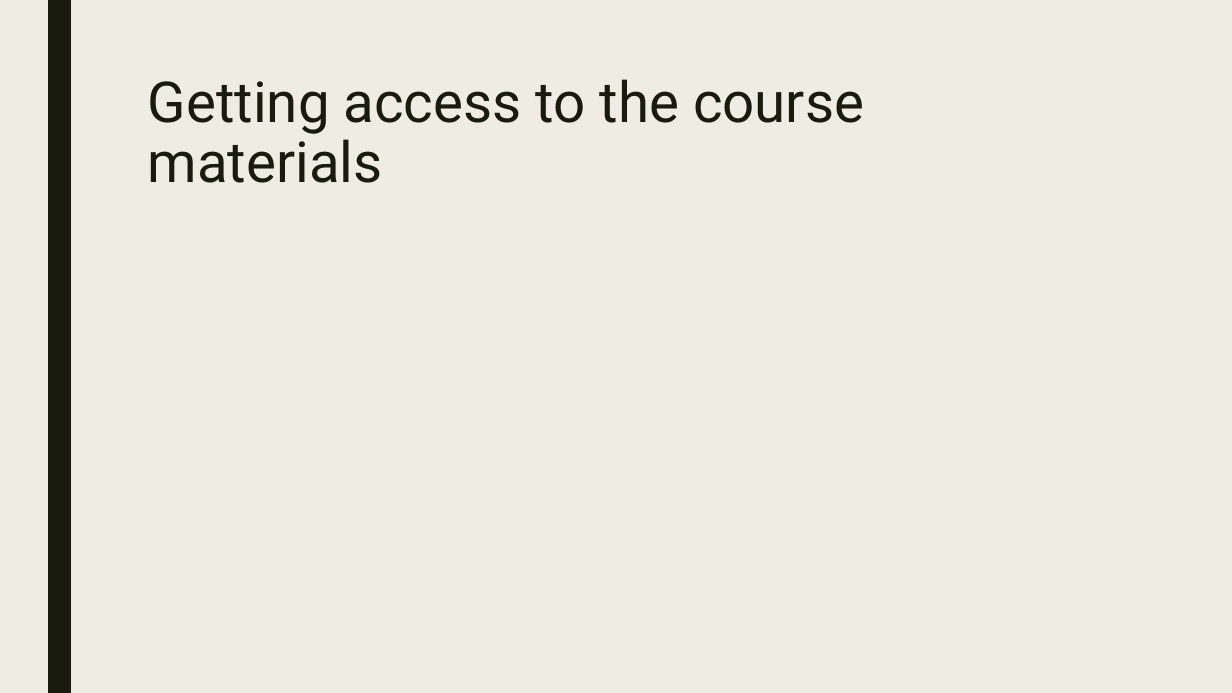
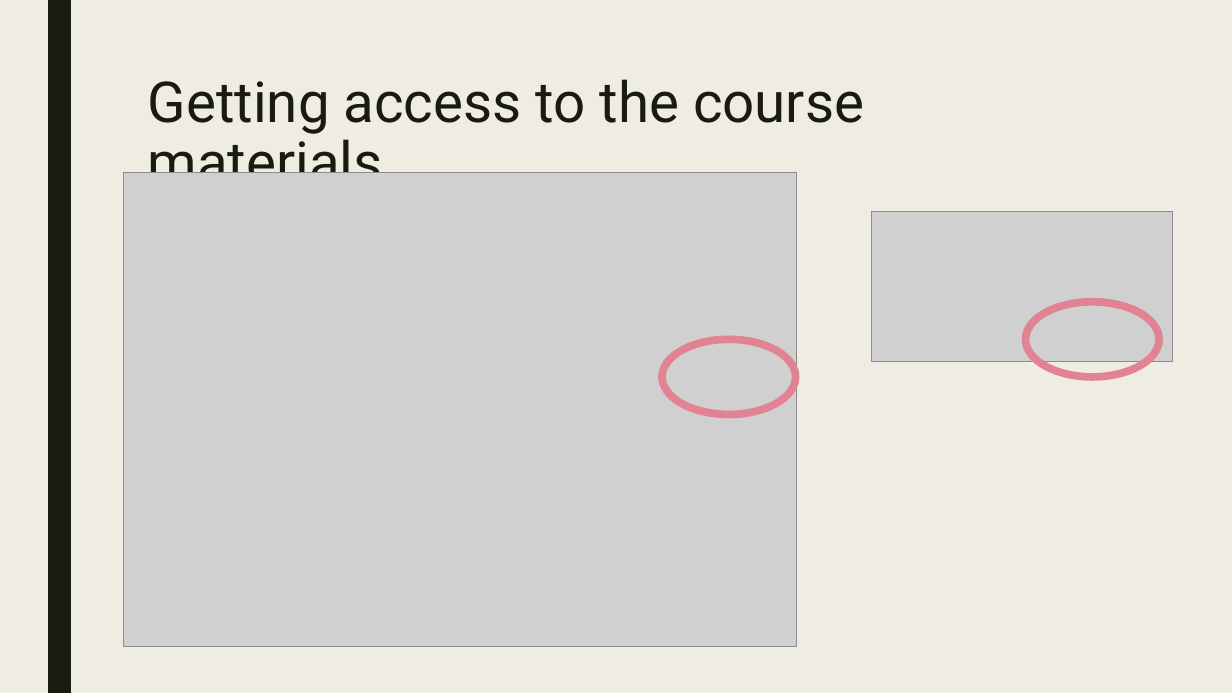
Before and after one commit to AugustT/reproducibility_masterclass, a slide deck: slide 14 of A Masterclass in Reproducibility.odp. Drawn at 1232x693 pixels with LibreOffice and Linux fonts; fonts in the diff are those of the drawing; grey boxes stand for pictures. Boxes give left, top, right and bottom in pixels: in the first picture for what was removed or moved away, otherwise in the second. Text is boxed around its words. In the diff, an @@ line names an element or a change of style, - is before the commit and + after.

```diff
--- a/A Masterclass in Reproducibility.odp
+++ b/A Masterclass in Reproducibility.odp
@@ picture added at bbox=[123, 173, 797, 647] @@
@@ picture added at bbox=[872, 212, 1173, 362] @@
@@ freeform shape added at bbox=[1026, 302, 1160, 377], outline #E28394 6.01 pt @@
@@ freeform shape added at bbox=[662, 339, 796, 414], outline #E28394 6.01 pt @@
```
Also in this commit, not shown: 3 slides added, 15 other files.
